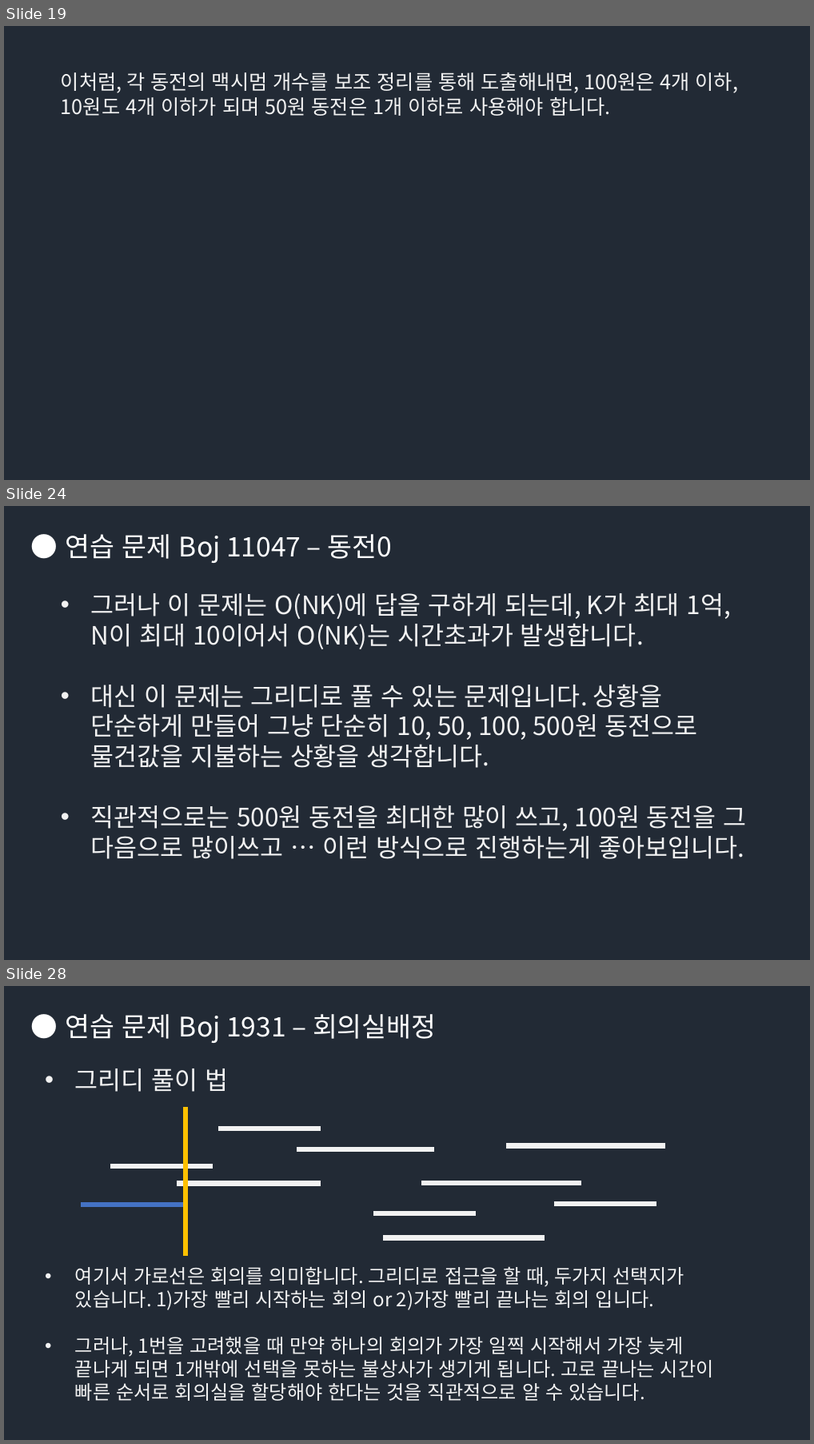
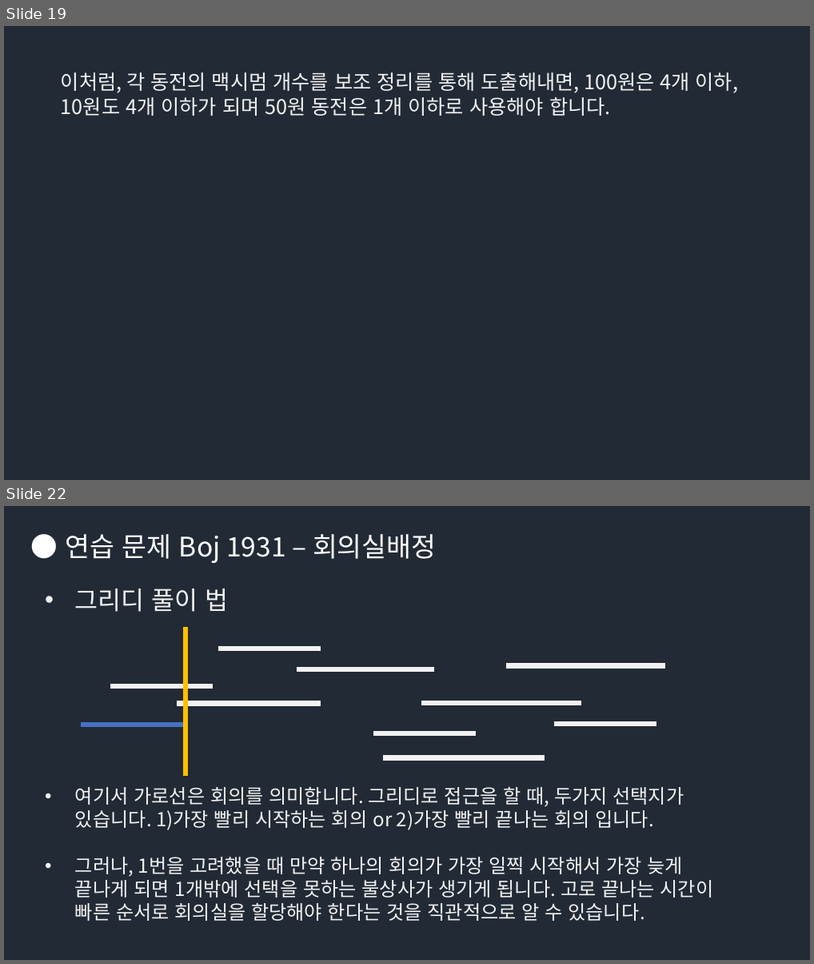
Before and after one commit to Groot-Space/Groot-space.github.io, a slide deck: assets/images/그리디/그리디.pptx. Shown one above the other, each under a label of ours: slides 19, 24 and 28 before the commit, slides 19 and 22 after it; the slides between them are not shown. The pictures are 814x1444 and 814x964 pixels, drawn with LibreOffice and Linux fonts; fonts in the diff are those of the drawing. Boxes give left, top, right and bottom in pixels: in the first picture for what was removed or moved away, otherwise in the second. Text is boxed around its words. In the diff, an @@ line names an element or a change of style, - is before the commit and + after.

```diff
--- a/assets/images/그리디/그리디.pptx
+++ b/assets/images/그리디/그리디.pptx
@@ slide 24 removed at bbox=[4, 506, 810, 960], background #222A35 @@
@@ text removed at bbox=[65, 534, 393, 563] @@
-● 연습 문제 Boj 11047 – 동전0
@@ text removed at bbox=[91, 593, 747, 859] @@
-• 그러나 이 문제는 O(NK)에 답을 구하게 되는데, K가 최대 1억, N이 최대 10이어서 O(NK)는 시간초과가 발생합니다.
-• 대신 이 문제는 그리디로 풀 수 있는 문제입니다. 상황을 단순하게 만들어 그냥 단순히 10, 50, 100, 500원 동전으로 물건값을 지불하는 상황을 생각합니다.
-• 직관적으로는 500원 동전을 최대한 많이 쓰고, 100원 동전을 그 다음으로 많이쓰고 … 이런 방식으로 진행하는게 좋아보입니다.
@@ what was slide 28 is now slide 22 @@
```
Also in this commit, not shown: 2 slides changed, 3 slides added, 6 other slides removed.
